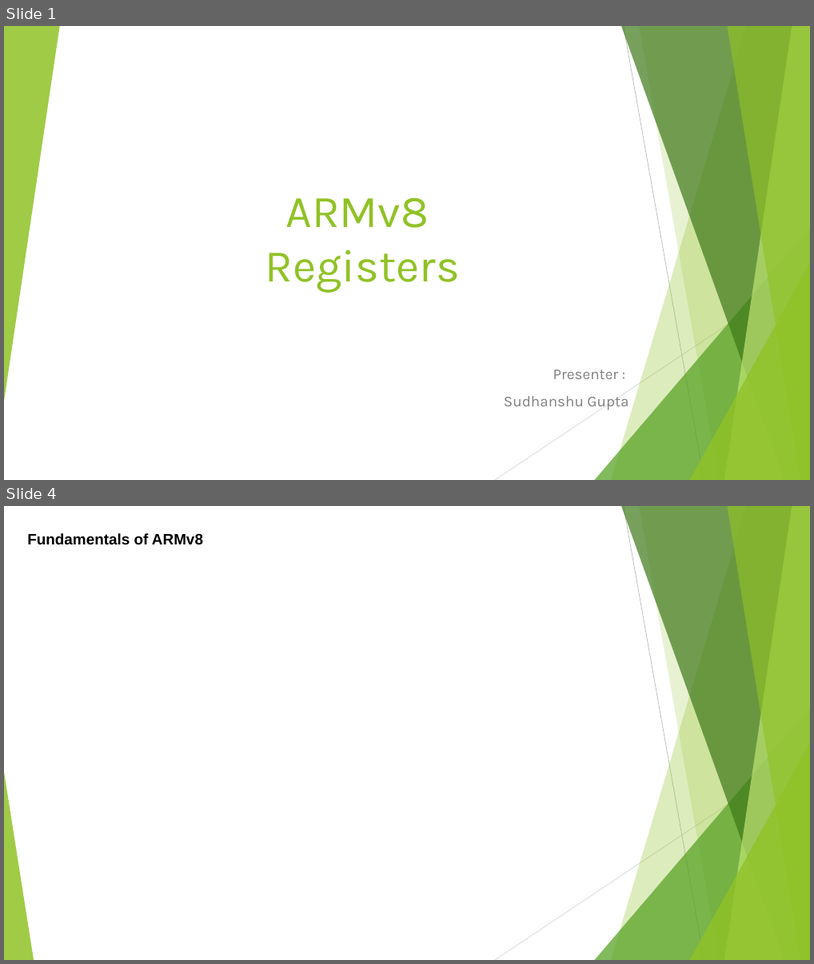
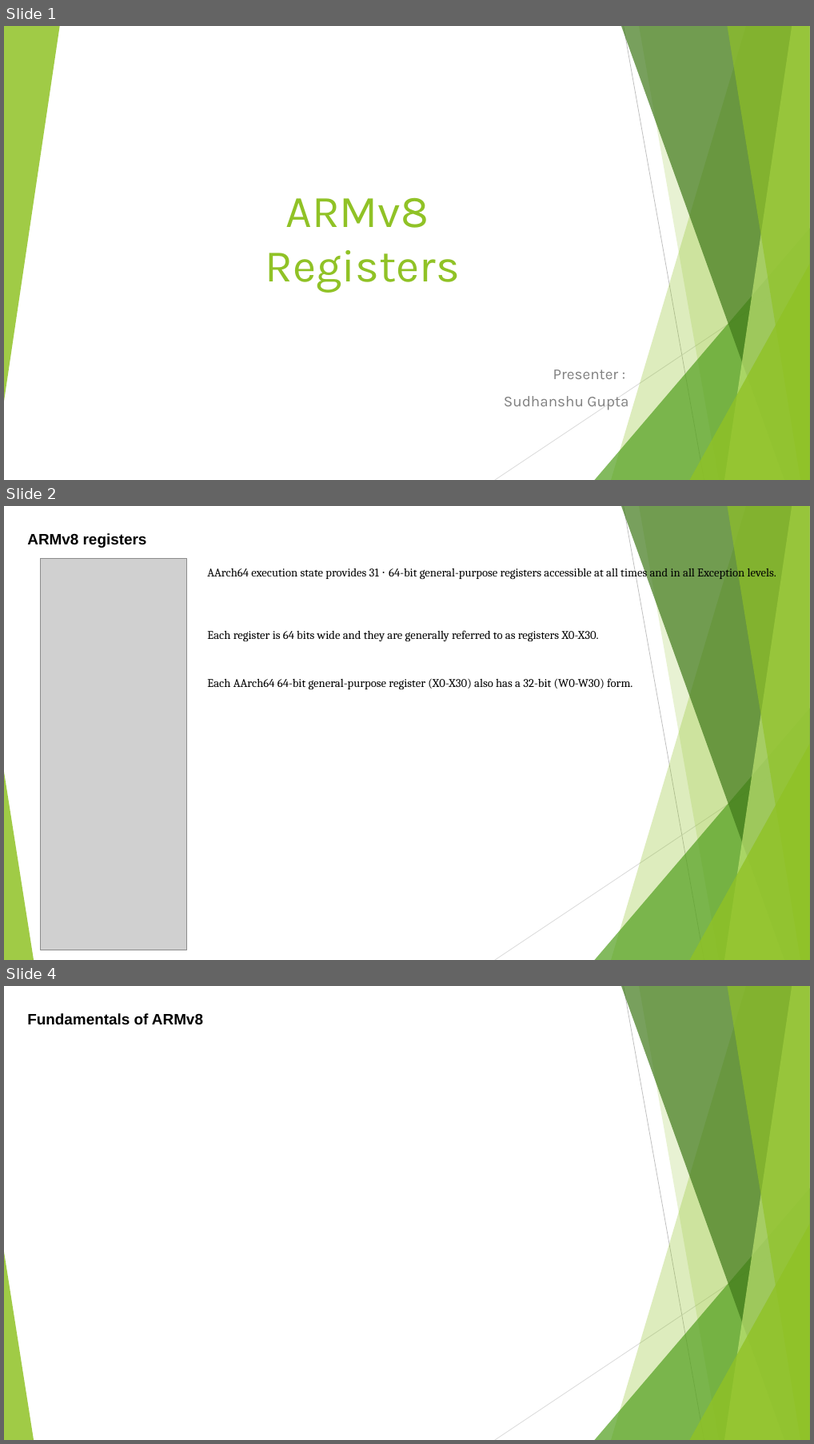
Before and after one commit to softwaresunleashed/ebook_writing, a slide deck: Presentations/ARM_PPTs/Ch4_ARMv8_Registers.pptx. Shown one above the other, each under a label of ours: slides 1 and 4 before the commit, slides 1, 2 and 4 after it; the slides between them are not shown. The pictures are 814x964 and 814x1444 pixels, drawn with LibreOffice and Linux fonts; fonts in the diff are those of the drawing; grey boxes stand for pictures. Boxes give left, top, right and bottom in pixels: in the first picture for what was removed or moved away, otherwise in the second. Text is boxed around its words. In the diff, an @@ line names an element or a change of style, - is before the commit and + after.

Commit message:
Ch4_ARMv8_Registers.pptx presentation started

```diff
--- a/Presentations/ARM_PPTs/Ch4_ARMv8_Registers.pptx
+++ b/Presentations/ARM_PPTs/Ch4_ARMv8_Registers.pptx
@@ slide 2 added at (4,506,810,960), background #FFFFFF; not listed: 10 template elements that a slide beside it also shows @@
@@ text added at (27,533,147,548), 18 pt, text #000000, bold @@
+ARMv8 registers
@@ picture added at (41,559,187,949) @@
@@ text added at (207,565,777,580), 14 pt, text #000000 @@
+AArch64 execution state provides 31 ⋅ 64-bit general-purpose registers accessible at all times and in all Exception levels.
@@ text added at (207,630,599,642), 14 pt, text #000000 @@
+Each register is 64 bits wide and they are generally referred to as registers X0-X30.
@@ text added at (207,678,633,690), 14 pt, text #000000 @@
+Each AArch64 64-bit general-purpose register (X0-X30) also has a 32-bit (W0-W30) form.
```
Also in this commit, not shown: 1 other slide added, 2 slides removed.
